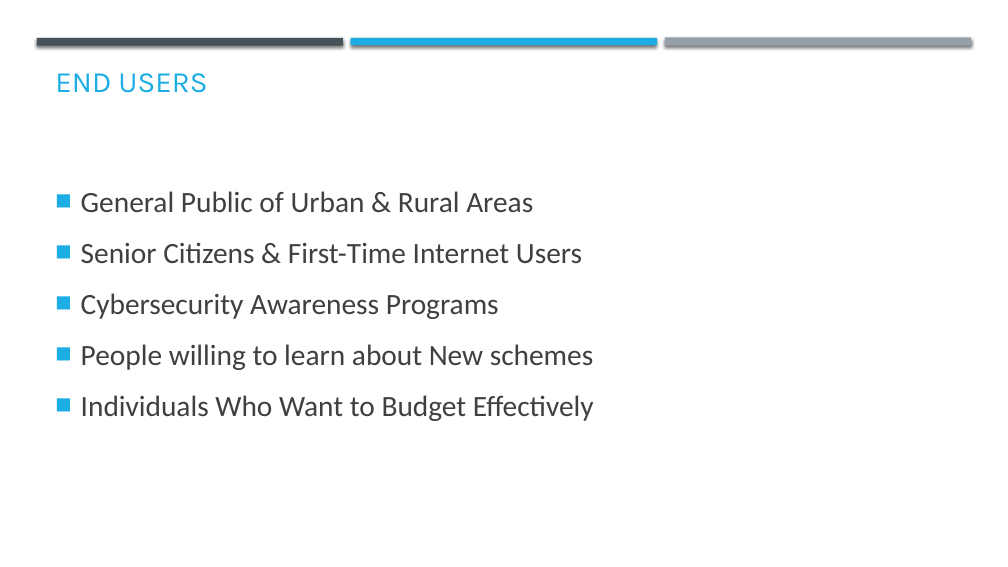
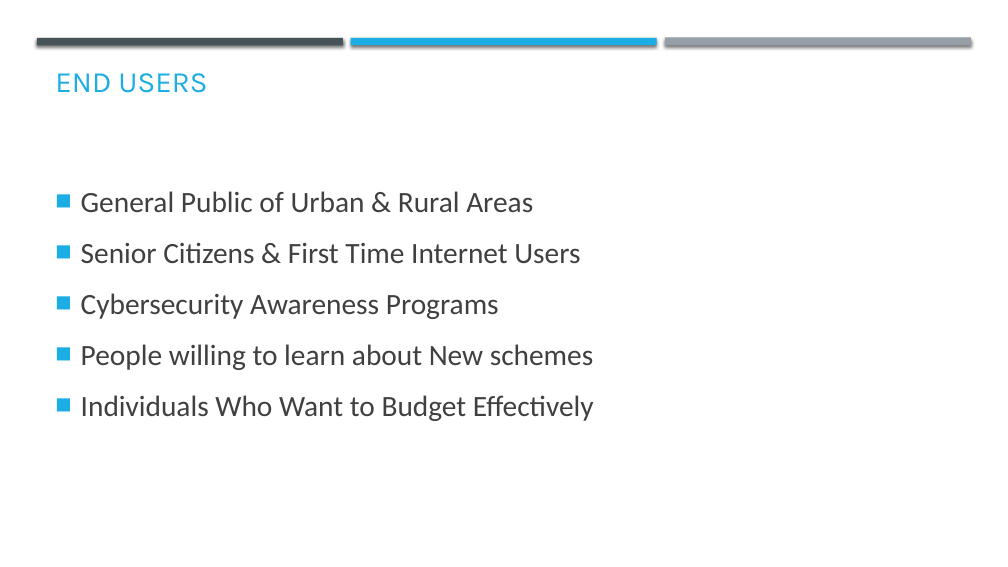
Before and after one commit to SouparnikaH/-AI-Agent-for-Digital-Financial-Literacy-, a slide deck: slide 7 of IBM SkillsBuild_Digital Financial Literacy Agent.pptx. Drawn at 1008x567 pixels with LibreOffice and Linux fonts; fonts in the diff are those of the drawing; background and template pictures are left out. Boxes give left, top, right and bottom in pixels: in the first picture for what was removed or moved away, otherwise in the second. Text is boxed around its words. In the diff, an @@ line names an element or a change of style, - is before the commit and + after.

```diff
--- a/IBM SkillsBuild_Digital Financial Literacy Agent.pptx
+++ b/IBM SkillsBuild_Digital Financial Literacy Agent.pptx
@@ text at bbox=[81, 242, 580, 263]: text changed @@
-■ Senior Citizens & First-Time Internet Users
+■ Senior Citizens & First Time Internet Users
```
Also in this commit, not shown: 4 other slides changed, 3 slides added.
